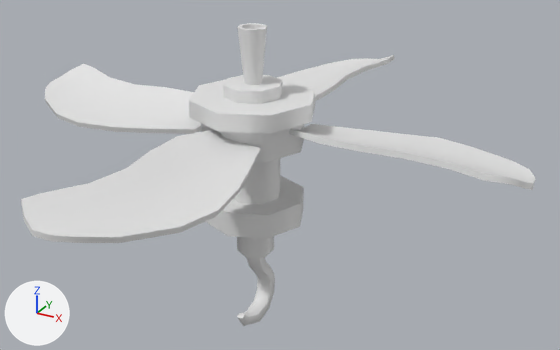
What one commit did to the FBX model Assets/Models/Parkour/propeller.fbx.
Camera for both pictures: a 50 mm lens placed at (4.56, -7.64, 4.48), pointed at (0.25, 0.2, 0.56). The axes (+X, +Y, +Z) are drawn at lower left. The lights are the same throughout. Where no turn or scale is listed for an object, it has been applied to the vertices.

In view in the first picture: 'hook_propeller', 'propeller', 'propeller_wing'.
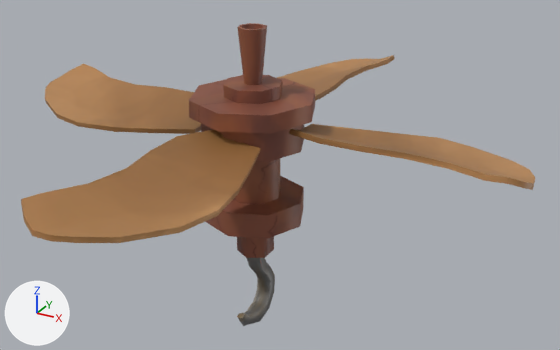
The newer file is also turned or shifted as a whole; pictures and numbers use the older file's frame.

Changed parts and their boxes (x1, y1, x2, y2) in the pictures (560 x 350 px):
'propeller_wing', recoloured, surface changed (white to brown)
    both: (21, 55, 535, 243)
'propeller', recoloured (grey to brown)
    both: (189, 23, 315, 238)
'hook_propeller', recoloured, surface changed
    both: (237, 236, 275, 326)

Edits to the bpy script that builds the scene:
```text
Add img_propeller_png:
    img_propeller_png = load_image('propeller.png', 'propeller.png', 512, 512, 'sRGB')
Add mat_propeller:
    mat_propeller = principled_material('propeller')
    mat_propeller.texture = img_propeller_png
Change me_propeller_wing:
    where me_propeller_wing.from_pydata(...)  # 280 vertices, 272 faces; spans x -3.38..3.38, y -3.38..3.38, z 1.11..1.45
    used by ob_propeller_wing; location = (0.0, 0.0, 0.0)
    me_propeller_wing part 2: texture (UV) coordinates of 272 of 272 faces, centred in x -3.37..3.37, y -3.37..3.37, z 1.12..1.4, changed; they spanned u 0.12..0.88, v 0.0..1.0 and now span u 0.01..0.6, v 0.01..0.98
    add me_propeller_wing.materials.append(mat_propeller)  # picture img_propeller_png
Change me_propeller:
    where me_propeller.from_pydata(...)  # 120 vertices, 114 faces; spans x -0.78..0.78, y -0.78..0.78, z 0.02..2.45
    add me_propeller.materials.append(mat_propeller)  # picture img_propeller_png
Change me_hook_propeller:
    where me_hook_propeller.from_pydata(...)  # 72 vertices, 68 faces; spans x -0.21..0.21, y -0.44..0.38, z -1.58..0.0
    used by ob_hook_propeller; location = (0.0, 0.0, 0.0)
    me_hook_propeller part 1: texture (UV) coordinates of 68 of 68 faces, centred in x -0.21..0.21, y -0.4..0.35, z -1.51..0.0, changed; they spanned u 0.0..1.0, v 0.01..1.0 and now span u 0.6..0.98, v 0.03..0.39
    add me_hook_propeller.materials.append(mat_propeller)  # picture img_propeller_png
```
